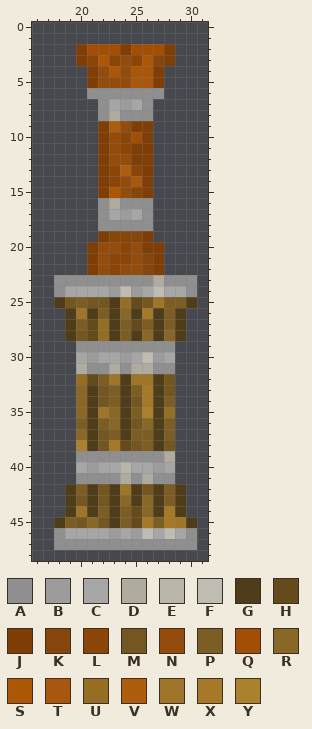
Pixel-art sprite: out/production/Crazy-Critters-Attack/sprites/towers/turrets/gluer/fire/003.png. This is how it looked before the edit.
The file is 50x50 pixels. Colours within 5 levels of each other are drawn and written as one. Shown: x 16..31, y 0..48.
Palette (. is transparent): A #8f8f8f  B #9c9c9c  C #a6a6a6  D #afac9f  E #b8b6aa  F #bfbdb3  G #4f3c18  H #654b1b  J #7e3e05  K #85450b  L #8b4506  M #745720  N #934c0c  P #7c5d24  Q #a24e05  R #896727  S #ac5706  T #a8570c  U #956d24  V #ae5d0d  W #9f7529  X #a57928  Y #aa812c
Pixels before, first column x 18:
 2 ..JQQQJQQQJ..
 3 ..JLSLNLSKJ..
 4 ...JNSNSTJ...
 5 ...JNNNTTJ...
 6 ...AAAAAAA...
 7 ....ACBCA....
 8 ....ADAAA....
 9 ....JVNJJ....
10 ....JNLQJ....
11 ....JNLJJ....
12 ....JNNJJ....
13 ....JLVKJ....
14 ....JLNTJ....
15 ....JSNKJ....
16 ....ADAAA....
17 ....ACBCA....
18 ....AAAAA....
19 ....JKKKJ....
20 ...JNNLNJJ...
21 ...JNLLNKJ...
22 ...JNLNNKJ...
23 AAAAAAAAADAAA
24 ACCCCBFBCFCCA
25 GMPMMGUHMWPPG
26 .GWGPGRGXGPG.
27 .GPHUGPHPGPG.
28 .GMHUGPGRGRG.
29 ..AAAAAAAAA..
30 ..CBCCBCFBC..
31 ..DAADADDAA..
32 ..UHPWGWWGM..
33 ..RGMPGPXGM..
34 ..RGMPGMXGP..
35 ..RGWRGPYGU..
36 ..PGPRGMRGP..
37 ..RGMPGPPGP..
38 ..YGMXHMPGM..
39 ..AAAAAAAAD..
40 ..CBCCECCBC..
41 ..AAAADADAA..
42 .GPGMGWGMGPG.
43 .GMGMGRGRGPG.
44 .GWGPGPHRGXG.
45 GPMRMGPHXPXWG
46 ACCCCBCBFCFCA
47 AAAAAAAAAAAAA
And afterwards:
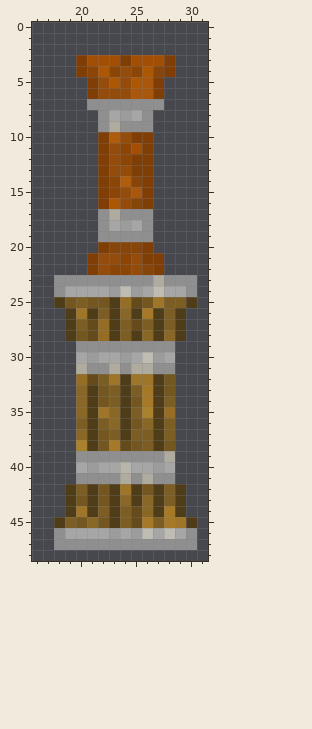
Changes in this commit:
y 2: x 20..28 JQQQJQQQJ -> .........
y 3: x 21..27 LSLNLSK -> QQQJQQQ
y 4: x 20..23 .JNS -> JLSL; x 25..28 STJ. -> LSKJ
y 5: x 23 N -> S; x 25 T -> S
y 6: x 21..27 AAAAAAA -> JNNNTTJ
y 7: x 21 . -> A; x 23..25 CBC -> AAA; x 27 . -> A
y 8: x 23..25 DAA -> CBC
y 9: x 22..26 JVNJJ -> ADAAA
y 10: x 23..25 NLQ -> VNJ
y 11: x 25 J -> Q
y 12: x 24 N -> L
y 13: x 23..25 LVK -> NNJ
y 14: x 24..25 NT -> VK
y 15: x 23 S -> L; x 25 K -> T
y 16: x 22..26 ADAAA -> JSNKJ
y 17: x 23..25 CBC -> DAA
y 18: x 23..25 AAA -> CBC
y 19: x 22..26 JKKKJ -> AAAAA
y 20: x 21..25 JNNLN -> .JKKK; x 27 J -> .
y 21: x 23 L -> N; x 26 K -> J
y 22: x 24 N -> L
Boxes around the changes in both pictures, in picture pixels (x1, y1, x2, y2):
changed: (76, 44, 175, 275)
